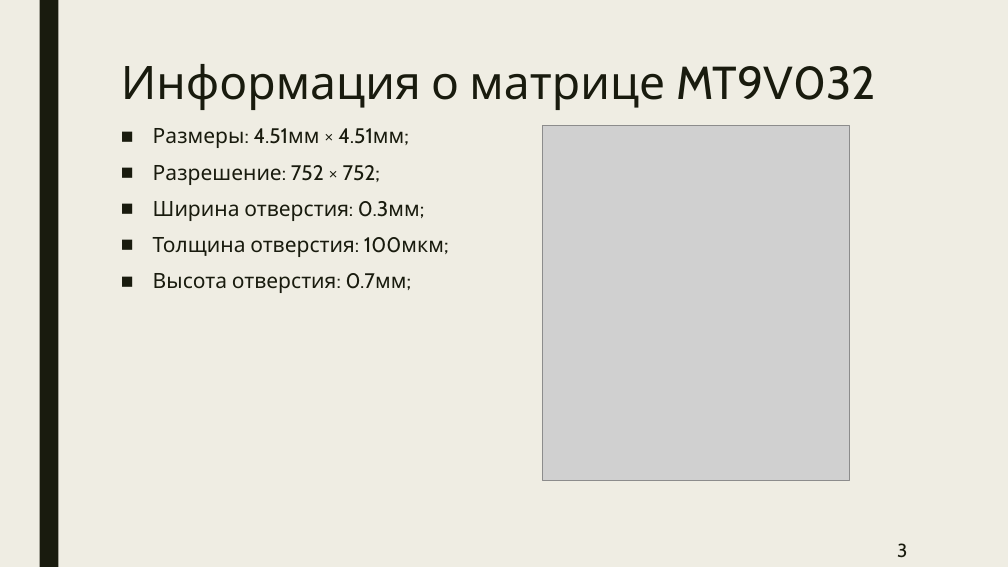
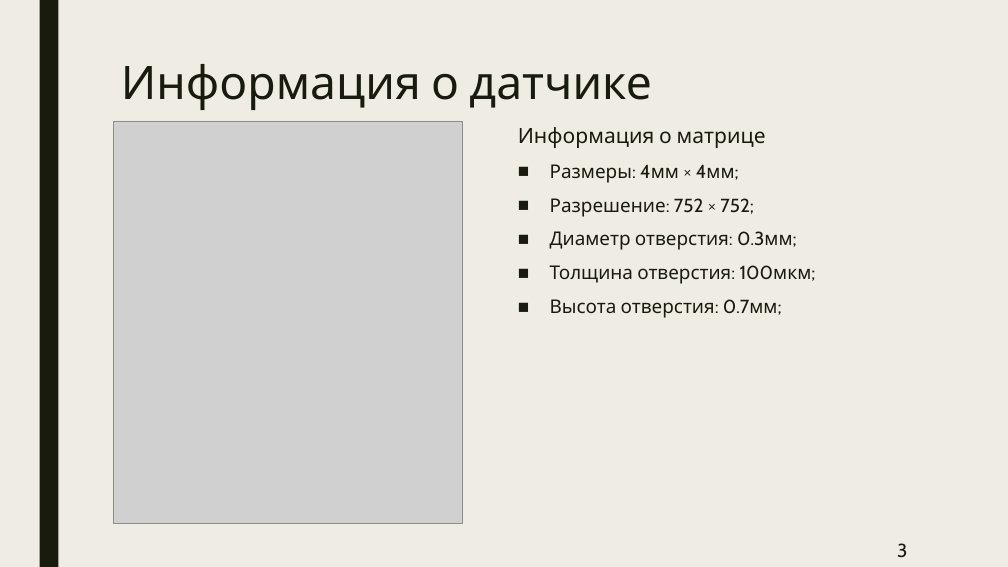
Before and after one commit to BarikQ/course_4, a slide deck: slide 3 of Pres/Диплом преза.pptx. Drawn at 1008x567 pixels with LibreOffice and Linux fonts; fonts in the diff are those of the drawing; grey boxes stand for pictures. Boxes give left, top, right and bottom in pixels: in the first picture for what was removed or moved away, otherwise in the second. Text is boxed around its words. In the diff, an @@ line names an element or a change of style, - is before the commit and + after.

```diff
--- a/Pres/Диплом преза.pptx
+++ b/Pres/Диплом преза.pptx
@@ title at (x1=121, y1=64, x2=651, y2=110): text changed @@
-Информация о матрице MT9V032
+Информация о датчике
@@ picture added at (x1=113, y1=121, x2=463, y2=523) @@
@@ text "Информация о матрице" moved from (x1=153, y1=128, x2=449, y2=293) to (x1=518, y1=127, x2=816, y2=318) @@
@@ text at (x1=518, y1=127, x2=766, y2=183): text changed @@
-■ Размеры: 4.51мм × 4.51мм;
+Информация о матрице
+■ Размеры: 4мм × 4мм;
@@ picture removed at (x1=543, y1=126, x2=850, y2=481) @@
@@ text at (x1=550, y1=198, x2=816, y2=318): size 20 to 18 pt in "Разрешение: 752 × 752;", "Толщина отверстия: 100мкм;", "Высота отверстия: 0.7мм;" @@
@@ text at (x1=550, y1=231, x2=797, y2=250): text changed; size 20 to 18 pt @@
-■ Ширина отверстия: 0.3мм;
+■ Диаметр отверстия: 0.3мм;
```
Also in this commit, not shown: 9 other slides changed, 2 slides added, 3 other files.
